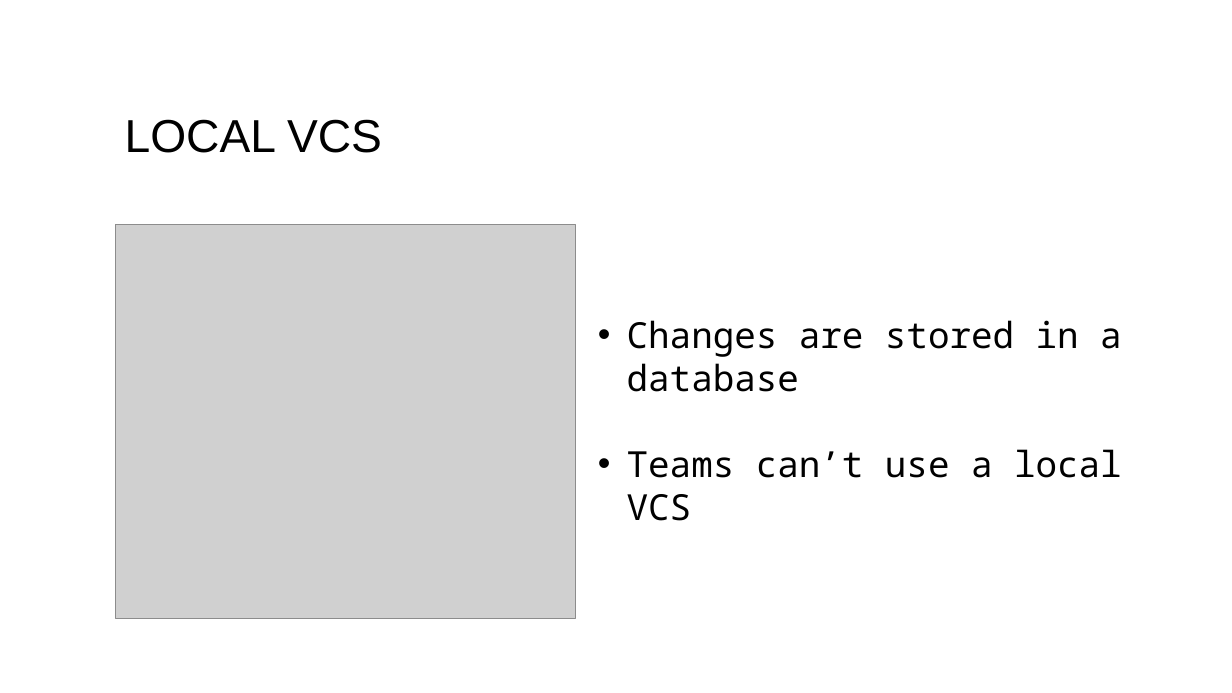
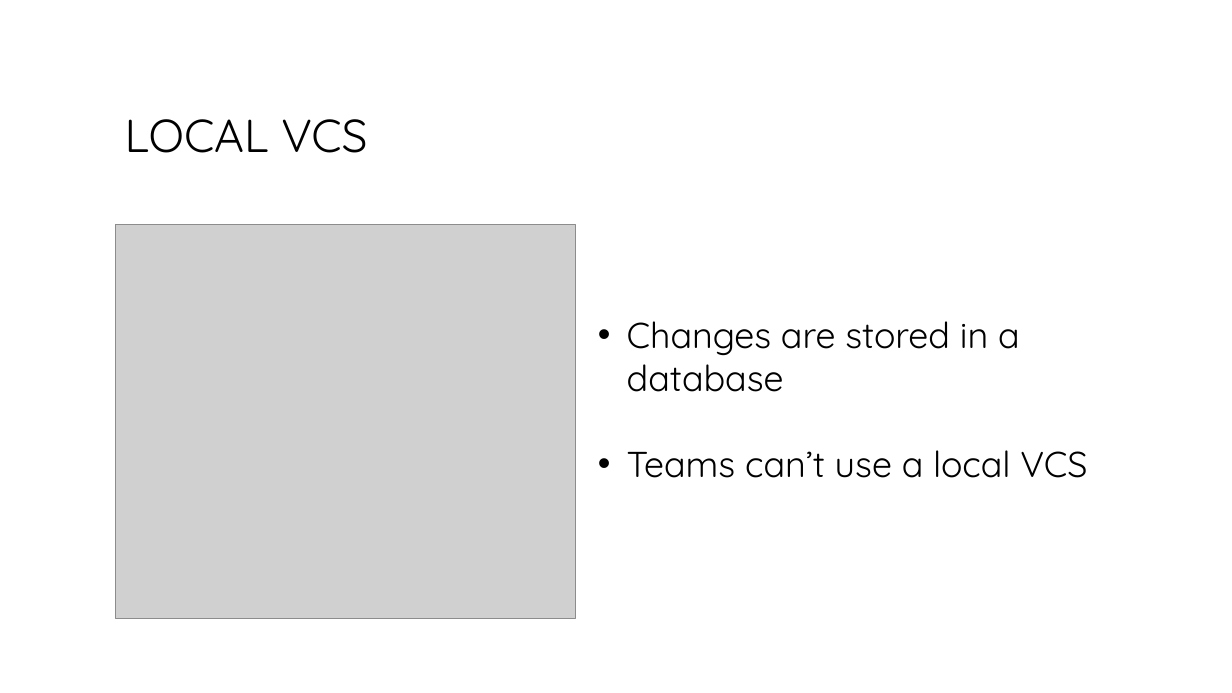
Before and after one commit to bogdanbujdea/git102, a slide deck: slide 8 of Course 1.pptx. Drawn at 1232x693 pixels with LibreOffice and Linux fonts; fonts in the diff are those of the drawing; grey boxes stand for pictures. Boxes give left, top, right and bottom in pixels: in the first picture for what was removed or moved away, otherwise in the second. Text is boxed around its words. In the diff, an @@ line names an element or a change of style, - is before the commit and + after.

Commit message:
changed all fonts to Century Gothic

```diff
--- a/Course 1.pptx
+++ b/Course 1.pptx
@@ title "LOCAL VCS" at (x1=125, y1=119, x2=367, y2=153): font Arial to Quicksand @@
@@ text "Changes are stored in a ..." at (x1=627, y1=321, x2=1087, y2=478): font Noto Sans Mono to Quicksand @@
```
Also in this commit, not shown: 28 other slides changed, 1 slide removed.
